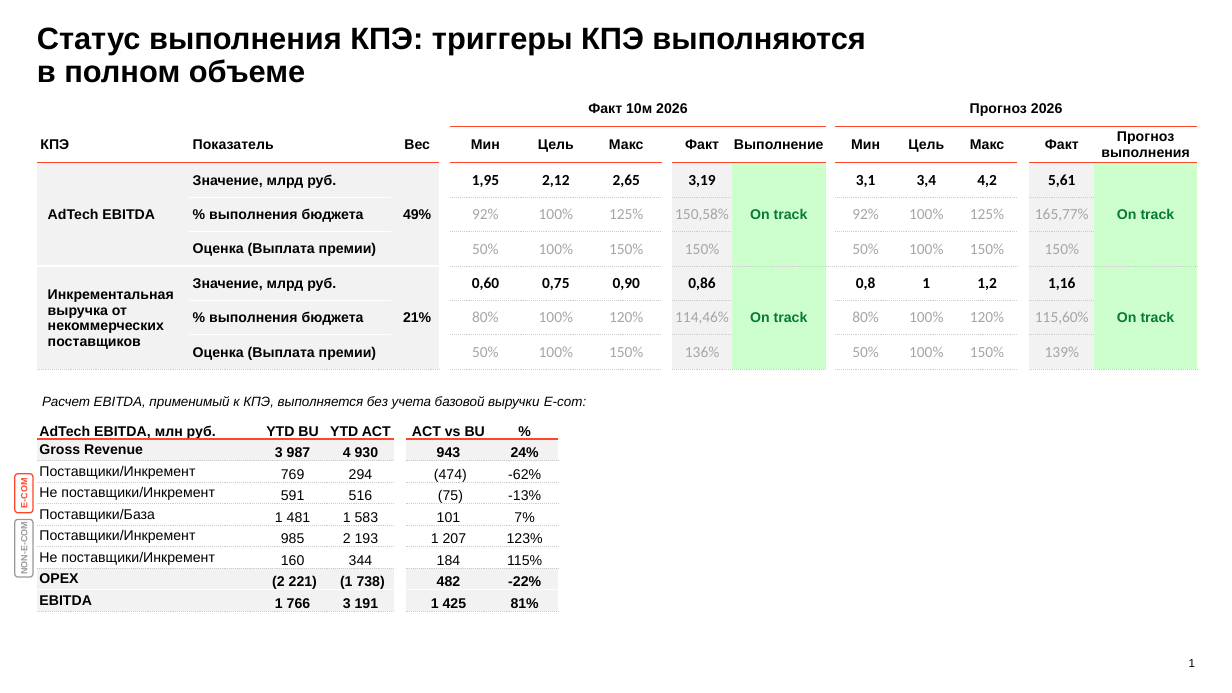
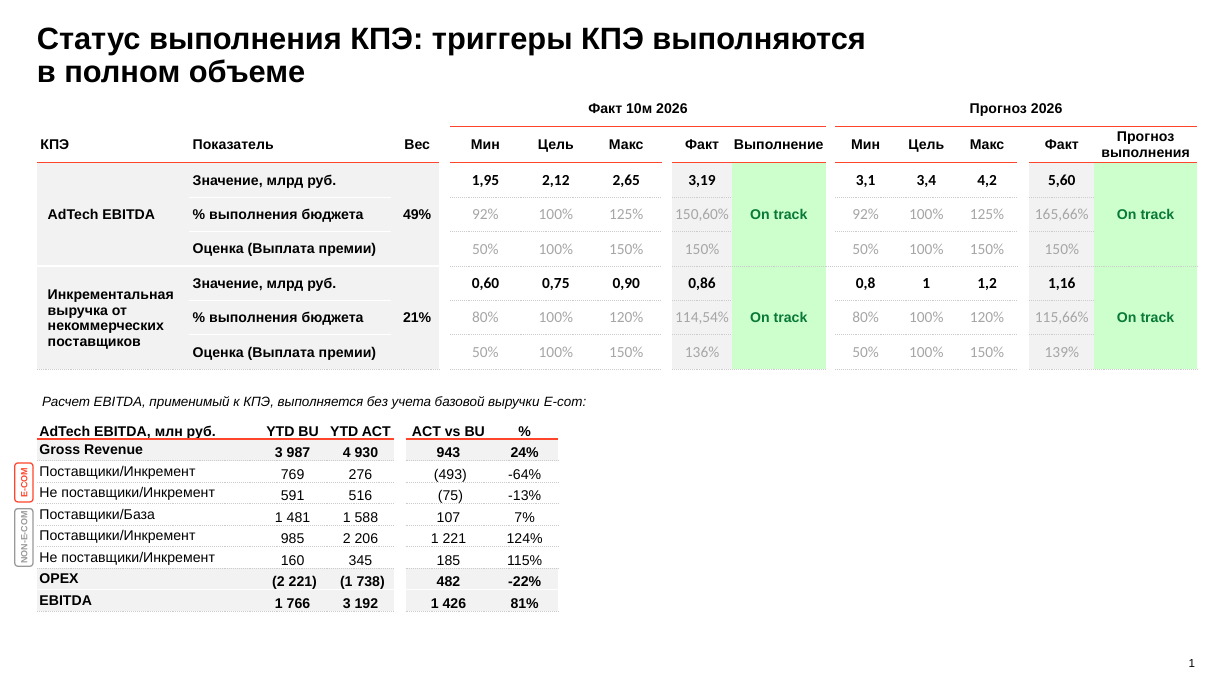
Before and after one commit to DenisMagnit/1, a slide deck: slide 1 of AT_FIN_OCT_2026.pptx. Drawn at 1232x693 pixels with LibreOffice and Linux fonts; fonts in the diff are those of the drawing; background and template pictures are left out. Boxes give left, top, right and bottom in pixels: in the first picture for what was removed or moved away, otherwise in the second. Text is boxed around its words. In the diff, an @@ line names an element or a change of style, - is before the commit and + after.

```diff
--- a/AT_FIN_OCT_2026.pptx
+++ b/AT_FIN_OCT_2026.pptx
@@ table at box(37, 91, 1196, 370) @@
-row 3, column 16: 5,61
+row 3, column 16: 5,60
-row 4, column 9: 150,58%
+row 4, column 9: 150,60%
-row 4, column 16: 165,77%
+row 4, column 16: 165,66%
-row 7, column 9: 114,46%
+row 7, column 9: 114,54%
-row 7, column 16: 115,60%
+row 7, column 16: 115,66%
@@ table at box(37, 418, 557, 612) @@
-row 3: Поставщики/Инкремент | 769 | 294 |  | (474) | -62%
+row 3: Поставщики/Инкремент | 769 | 276 |  | (493) | -64%
-row 5, column 3: 1 583
+row 5, column 3: 1 588
-row 5, column 5: 101
+row 5, column 5: 107
-row 6: Поставщики/Инкремент | 985 | 2 193 |  | 1 207 | 123%
+row 6: Поставщики/Инкремент | 985 | 2 206 |  | 1 221 | 124%
-row 7, column 3: 344
+row 7, column 3: 345
-row 7, column 5: 184
+row 7, column 5: 185
-row 9, column 3: 3 191
+row 9, column 3: 3 192
-row 9, column 5: 1 425
+row 9, column 5: 1 426
@@ rounded rectangle "E-COM": place and size @@
-rounded rectangle "E-COM" at box(15, 474, 33, 513)
+rounded rectangle "E-COM" at box(15, 463, 33, 502)
@@ rounded rectangle "NON-E-COM": place and size @@
-rounded rectangle "NON-E-COM" at box(15, 519, 33, 577)
+rounded rectangle "NON-E-COM" at box(15, 509, 33, 567)
```
Also in this commit, not shown: 10 other slides changed, 2 other files.
